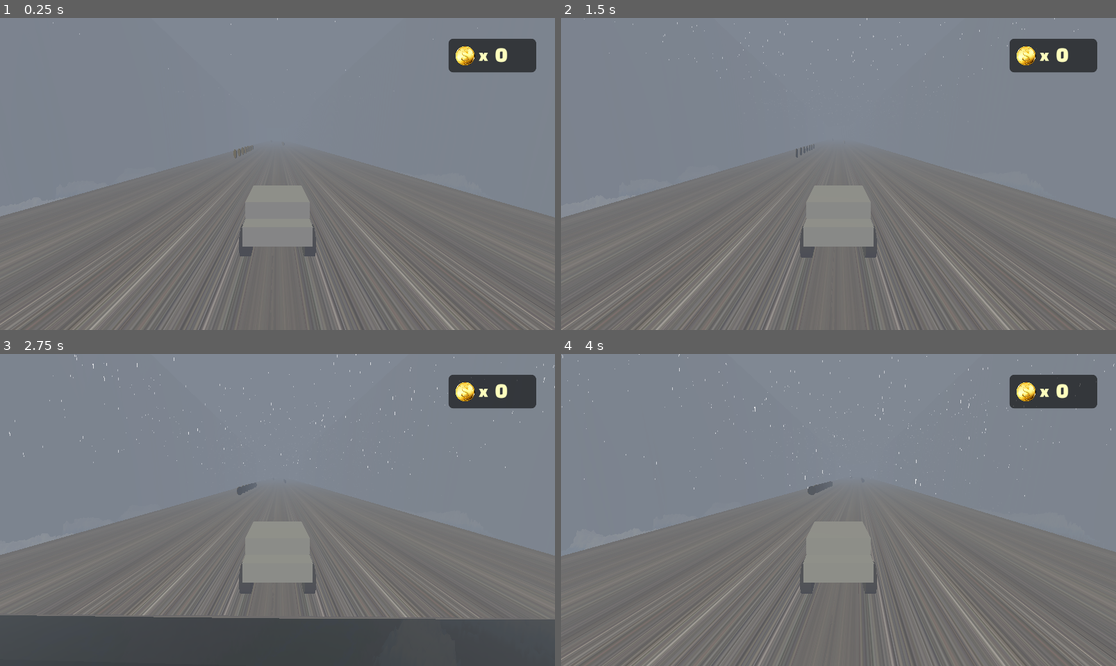
Above: before the commit, frames 1-4 (two rows, left to right).
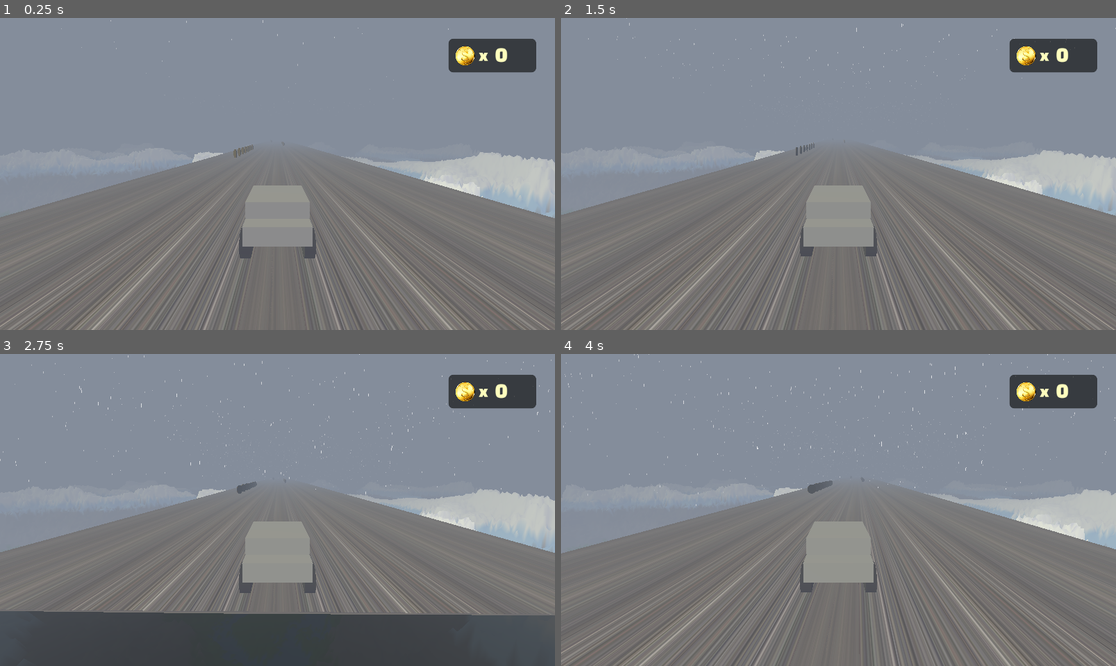
Above: after the commit, the same moments.

Repository: j7ysan/GodotTrackMap
Game: Godot game, scene res://scenes/world.tscn
Same seed, same stepped clock (60 frames per second), same inputs: the game is played once before the commit and once after it.
Inputs (mouse positions are in pixels of both pictures, inside the frame that each line leads up to):
- Up to frame 1 (0.25 s): no input
- Up to frame 2 (1.5 s): tap Enter (ui_accept) at 0.5, 0.6, 0.77, 1.07, 1.35 s; move the mouse to (960, 158) at 0.52 s; hold D (right) 0.53-1.28 s; click (960, 158) at 0.67 s; move the mouse to (727, 189) at 1.27 s; hold S (down) from 1.28 s (still down)
- Up to frame 3 (2.75 s): tap Enter (ui_accept) at 1.52, 1.82, 2.1 s; move the mouse to (333, 441) at 2.02 s; release S (down) at 2.03 s; hold D (right) from 2.03 s (still down)
- Up to frame 4 (4 s): move the mouse to (810, 572) at 2.77 s; release D (right) at 2.78 s; hold W (up) 2.78-3.53 s; tap Enter (ui_accept) at 2.85, 3.02, 3.32, 3.6, 3.77 s; click (810, 572) at 2.92 s; move the mouse to (1005, 556) at 3.52 s; hold A (left) from 3.53 s (still down)

The runs differ from the first frame. In frame 1, 7.0% of the frame differs, in the area x 0-100%, y 0-100%; in frame 2, 7.9%; in frame 3, 7.5%; in frame 4, 7.1%.

Commit message:
moved track closer to the terrain

Diff:
--- a/scenes/world.tscn
+++ b/scenes/world.tscn
@@ -176,13 +176,13 @@
 environment = SubResource("Environment_fj7yv")
 
 [node name="MeshInstance3D2" type="MeshInstance3D" parent="."]
-transform = Transform3D(25, 0, 0, 0, 1, 0, 0, 0, 197, 249.85297, 101.3067, 251.62827)
+transform = Transform3D(25, 0, 0, 0, 1, 0, 0, 0, 197, 249.85297, 60.86705, 251.62827)
 top_level = true
 mesh = SubResource("PlaneMesh_fj7yv")
 surface_material_override/0 = SubResource("StandardMaterial3D_tlwt5")
 
 [node name="Path3D" type="Path3D" parent="."]
-transform = Transform3D(1, 0, 0, 0, 1, 0, 0, 0, 1, 250.4378, 105.82309, 254.59396)
+transform = Transform3D(1, 0, 0, 0, 1, 0, 0, 0, 1, 250.438, 85.7, 254.594)
 curve = SubResource("Curve3D_fj7yv")
 
 [node name="CSGPolygon3D" type="CSGPolygon3D" parent="Path3D"]
@@ -202,7 +202,7 @@
 material = SubResource("StandardMaterial3D_aqk2v")
 
 [node name="VehicleBody3D" parent="." instance=ExtResource("4_aqk2v")]
-transform = Transform3D(1, 0, 0, 0, 1, 0, 0, 0, 1, 0, 116.234726, 0)
+transform = Transform3D(1, 0, 0, 0, 1, 0, 0, 0, 1, 0, 34.447052, 0)
 gravity_scale = 2.0
 
 [node name="Camera3D" type="Camera3D" parent="VehicleBody3D"]
@@ -210,7 +210,7 @@
 current = true
 
 [node name="StaticBody3D" type="StaticBody3D" parent="."]
-transform = Transform3D(1, 0, 0, 0, 1, 0, 0, 0, 1, 0, 60.75, 0)
+transform = Transform3D(1, 0, 0, 0, 1, 0, 0, 0, 1, 0, 20.310349, 0)
 physics_material_override = SubResource("PhysicsMaterial_aqk2v")
 
 [node name="CollisionShape3D" type="CollisionShape3D" parent="StaticBody3D"]
@@ -218,7 +218,7 @@
 shape = SubResource("BoxShape3D_036b0")
 
 [node name="Path3D2" type="Path3D" parent="."]
-transform = Transform3D(1, 0, 0, 0, 1, 0, 0, 0, 1, 203.99957, 105.271164, 434.40802)
+transform = Transform3D(1, 0, 0, 0, 1, 0, 0, 0, 1, 203.99957, 64.83151, 434.40802)
 curve = SubResource("Curve3D_k0juu")
 
 [node name="CSGPolygon3D" type="CSGPolygon3D" parent="Path3D2"]
@@ -238,7 +238,7 @@
 material = SubResource("StandardMaterial3D_71j4m")
 
 [node name="StaticBody3D2" type="StaticBody3D" parent="."]
-transform = Transform3D(1, 0, 0, 0, 1, 0, 0, 0, 1, 50, 70, 0)
+transform = Transform3D(1, 0, 0, 0, 1, 0, 0, 0, 1, 50, 29.560349, 0)
 physics_material_override = SubResource("PhysicsMaterial_k0juu")
 
 [node name="CollisionShape3D" type="CollisionShape3D" parent="StaticBody3D2"]
@@ -258,7 +258,7 @@
 shape = SubResource("BoxShape3D_71j4m")
 
 [node name="RainParticles" type="GPUParticles3D" parent="."]
-transform = Transform3D(0.9986722, -0.03307447, 0.039504092, 0.03263997, 0.99940044, 0.011593692, -0.03986384, -0.010288893, 0.9991524, 254.21518, 158.7156, 164.16986)
+transform = Transform3D(0.9986722, -0.03307447, 0.039504092, 0.03263997, 0.99940044, 0.011593692, -0.03986384, -0.010288893, 0.9991524, 254.21518, 112.478, 164.16986)
 custom_aabb = AABB(-1000, -1000, -1000, 2000, 2000, 2000)
 amount = 1000
 lifetime = 3.0
@@ -269,7 +269,7 @@
 draw_pass_1 = SubResource("RibbonTrailMesh_i7141")
 
 [node name="SnowParticles" type="GPUParticles3D" parent="."]
-transform = Transform3D(-0.9989355, -0.024141368, 0.039306387, -0.024571758, 0.99964285, -0.010503516, -0.039038785, -0.011458164, -0.99917215, 249.12372, 152.37956, 313.55695)
+transform = Transform3D(-0.9989355, -0.024141368, 0.039306387, -0.024571758, 0.99964285, -0.010503516, -0.039038785, -0.011458164, -0.99917215, 249.12372, 106.14195, 313.55695)
 custom_aabb = AABB(-1000, -1000, -1000, 2000, 2000, 2000)
 amount = 2000
 lifetime = 5.0
@@ -279,6 +279,7 @@
 [node name="CoinsCounterDisplay" parent="." instance=ExtResource("7_i7141")]
 
 [node name="Coins" type="Node3D" parent="."]
+transform = Transform3D(1, 0, 0, 0, 1, 0, 0, 0, 1, 0, -40.090927, 0)
 
 [node name="coin" parent="Coins" node_paths=PackedStringArray("coin_counter") instance=ExtResource("6_qfnet")]
 transform = Transform3D(1, 0, 0, 0, 1, 0, 0, 0, 1, 246, 106, 209)
--- a/scripts/vehicle.gd
+++ b/scripts/vehicle.gd
@@ -32,12 +32,12 @@
 		brake = 0.25
 		engine_force = 0
 
-	if position.y < 80:
+	if position.y < 50:
 		reset()
 
 func reset():
 	rotation = Vector3.ZERO
-	position = Vector3(250,105,65)
+	position = Vector3(250,65,65)
 
 func _input(event):
 	if Input.is_action_just_pressed("ui_accept"):
